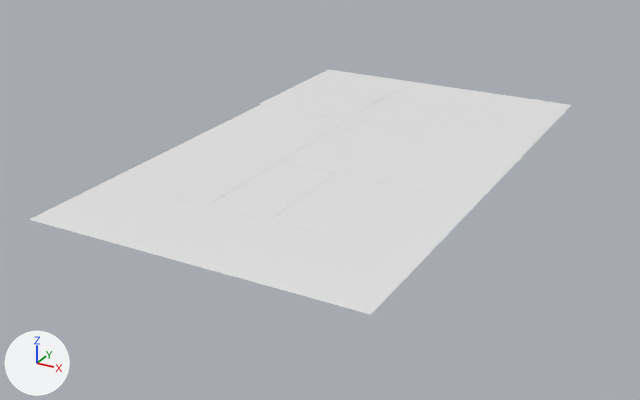
An edit to the glTF model assets/Ground.glb, drawn before and after from the same camera.
Camera for both pictures: a 50 mm camera at (551.0, -1034.0, 412.0) aimed at (43.0, -110.0, -50.0). Every picture has the same lights, and +X, +Y and +Z are marked at lower left. The older version comes first. Vertices at exactly the same position are counted once.

Objects in the first picture: 'Ground'.
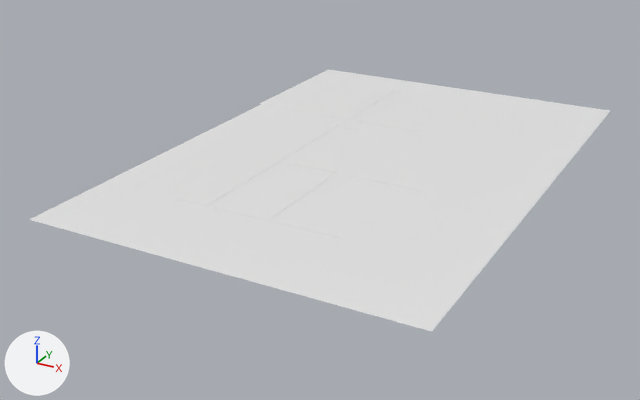
Edits to the bpy script that builds the scene:
```text
Change me_plane:
    used by ob_ground; location = (10.0, 10.0, 2.0)
    remove me_plane.from_pydata(...)  # 356 vertices, 537 faces; spans x -169.0..252.0, y -424.0..276.0, z -1.0..0.0
    add me_plane.from_pydata(...)  # 356 vertices, 537 faces; spans x -169.0..310.0, y -424.0..276.0, z -1.0..0.0
    me_plane part 1: all 11 vertices in x 252.0, y -424.0..276.0, z 0.0 are moved by (58.0, 0.0, 0.0)
```

Pixel boxes (x1, y1, x2, y2) of what changed, in the pictures (640 x 400 px; the box of a moved part takes in the faces that stretch with it):
'Ground', reshaped, moved (7% wider, 7% taller): before (29, 69, 571, 314); after (29, 69, 610, 331)
part 1 of me_plane, moved or reshaped: before (313, 99, 571, 314); after (313, 99, 610, 331)
